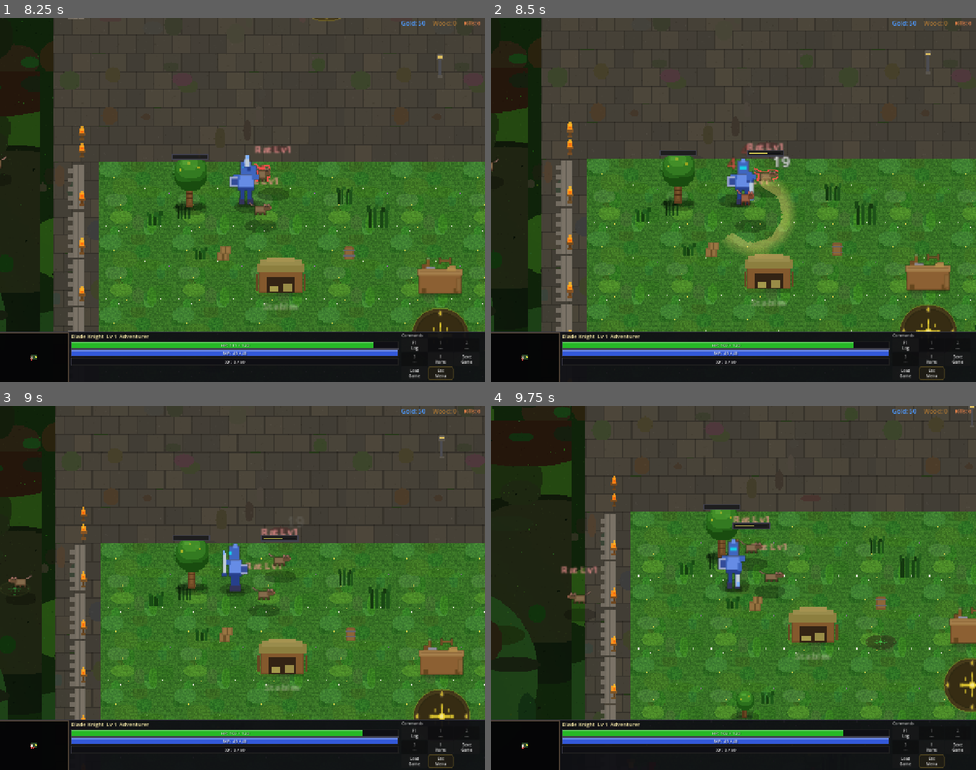
Above: before the commit, frames 1-4 (two rows, left to right).
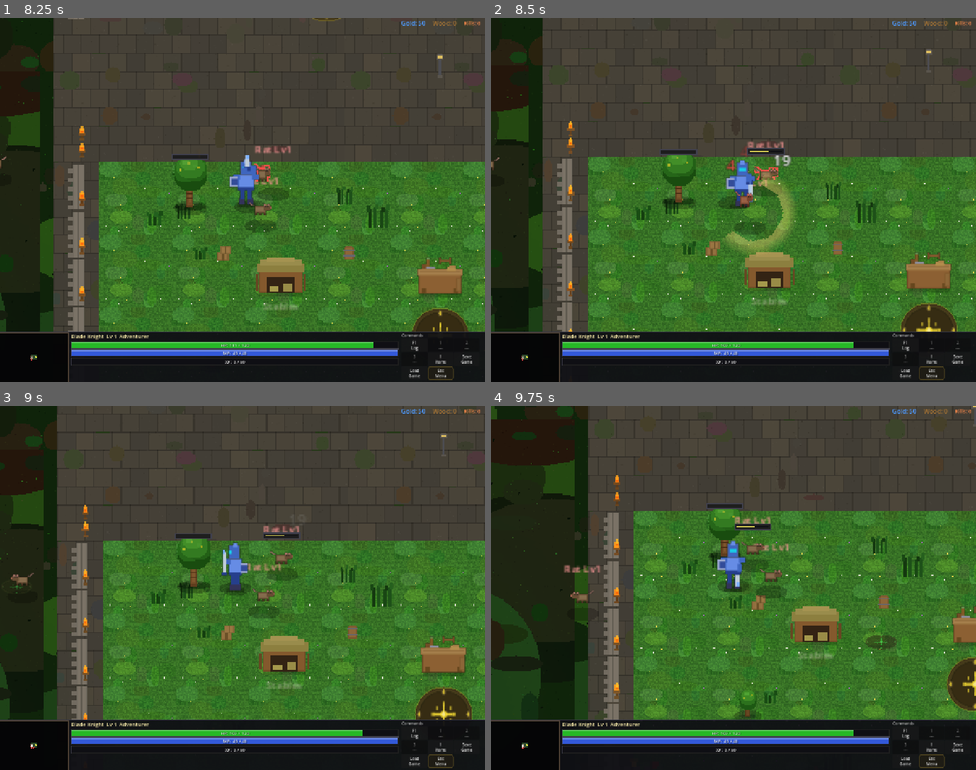
Above: after the commit, the same moments.

Repository: slxny/legends-open-rpg
Game: Godot game, scene res://scenes/main.tscn
Same seed, same stepped clock (60 frames per second), same inputs: the game is played once before the commit and once after it.
Inputs (mouse positions are in pixels of both pictures, inside the frame that each line leads up to):
- Up to frame 1 (8.25 s): tap Enter at 0.5 s; move the mouse to (349, 181) at 0.52 s; hold D (move_right) 0.53-1.25 s; hold Space (attack) 0.53-1.25 s; click (349, 181) at 0.67 s; drag from (145, 218) to (218, 272) at 1.27 s; move the mouse to (33, 356) at 2.02 s; hold D (move_right) 2.03-2.75 s; hold Space (attack) 2.03-2.75 s; tap E (ability_2) at 2.1, 8.1 s; click (33, 356) at 2.17 s; drag from (218, 272) to (451, 94) at 2.77 s; move the mouse to (388, 254) at 3.52 s; hold A (move_left) 3.53-4.25 s; hold Space (attack) 3.53-4.25 s; tap F (interact) at 3.6 s; drag from (97, 145) to (431, 360) at 4.27 s; move the mouse to (266, 200) at 5.02 s; hold S (move_down) 5.03-5.75 s; hold Space (attack) 5.03-5.75 s; tap 2 at 5.1 s; click (266, 200) at 5.17 s; drag from (4, 254) to (242, 221) at 5.77 s; drag from (48, 178) to (291, 119) at 6.52 s; drag from (140, 367) to (363, 338) at 7.27 s; move the mouse to (281, 200) at 8.02 s; hold S (move_down) from 8.03 s (still down); hold Space (attack) from 8.03 s (still down); click (281, 200) at 8.17 s
- Up to frame 2 (8.5 s): keep holding S (move_down); keep holding Space (attack)
- Up to frame 3 (9 s): release S (move_down) at 8.75 s; release Space (attack) at 8.75 s; drag from (4, 588) to (242, 588) at 8.77 s
- Up to frame 4 (9.75 s): move the mouse to (879, 642) at 9.52 s; hold W (move_up) from 9.53 s (still down); hold Space (attack) from 9.53 s (still down); tap F (interact) at 9.6 s; click (879, 642) at 9.67 s

Frame 1 is identical in both runs. In frame 2, 6.6% of the frame differs, in the area x 0-100%, y 0-87%; in frame 3, 9.5%; in frame 4, 9.3%.

Commit message:
v0.84.2: Combat overhaul — Phase 2.2 directional attacks have mechanical roles
COMBAT FEEL: directional branches now do something distinct beyond
animation variation.

- SLAM (horizontal→down / up→down) adds a radial AoE: every enemy
  within 80 px of impact takes knockback 60 + 6 poise damage. Plus an
  extra ground-impact ring visual.
- UPPERCUT (down→up / horizontal→up / first→up) visibly LIFTS the
  locked target via HitReactionComponent — recoil pushed straight up
  regardless of facing.
- SPIN (any→diagonal / vertical→horizontal) chips 8 poise damage off
  every enemy within 100 px — crowd-control softener that sets up
  the next combo to break the group.

- player.gd _resolve_attack_id maps swing_idx + (prev_cat, cur_cat)
  to the correct attack_id (swing_c vs branch_slam, swing_d vs
  branch_uppercut, swing_e vs branch_spin). _do_melee_attack now
  looks up timing via AttackTimings.by_id and passes it to the clock
  wrappers.
- The wrappers capture rhythm_class and dispatch _apply_slam_aoe /
  _apply_uppercut_lift / _apply_spin_radial after the main contact
  callback. _nearby_enemies (already maintained) drives the AoE.
- Natural A→B→C finisher still uses swing_c (not branch_slam) — the
  branch only fires when the player actually used directional input.

Headless: smoke all PASS, parse clean. Grep guard CLEAN.

Co-Authored-By: Claude Opus 4.7 (1M context) <noreply@anthropic.com>

Diff:
--- a/scenes/player/player.gd
+++ b/scenes/player/player.gd
@@ -2753,25 +2753,31 @@
 			dir = _apply_attack_motion(target, dir, AttackTimingDataCls.RhythmClass.CORE_B)
 			_anim_swing_horizontal(tween, frames, base_pos, dir, perp, target, result, -1.0, true)
 			_start_basic_horizontal_clock(AttackTimingsCls.swing_b(), target, dir, -1.0)
-		2:  # C: overhead chop — MIGRATED (Phase 1A.5c). FINISHER_C rhythm class.
-			dir = _apply_attack_motion(target, dir, AttackTimingDataCls.RhythmClass.FINISHER_C)
+		2:  # C overhead chop (natural finisher) OR branch_slam (Phase 2.2)
+			var c_attack_id := _resolve_attack_id(2, _last_dir_category, _get_dir_category(dir))
+			var c_timing := AttackTimingsCls.by_id(c_attack_id)
+			dir = _apply_attack_motion(target, dir, int(c_timing.rhythm_class))
 			_anim_overhead_chop(tween, frames, base_pos, dir, target, result, true)
-			_start_overhead_chop_clock(AttackTimingsCls.swing_c(), target, dir)
-			# Phase 1A.6: C is the finisher — reset combo so next press is A again.
+			_start_overhead_chop_clock(c_timing, target, dir)
+			# Phase 1A.6: C / slam is a finisher — reset combo so next press is A again.
 			_combo_index = 0
 			_last_dir_category = ""
-		3:  # D: upward thrust — MIGRATED (Phase 1A.5d). EXTENSION_D.
-			dir = _apply_attack_motion(target, dir, AttackTimingDataCls.RhythmClass.EXTENSION_D)
+		3:  # D upward thrust (extension) OR branch_uppercut (Phase 2.2)
+			var d_attack_id := _resolve_attack_id(3, _last_dir_category, _get_dir_category(dir))
+			var d_timing := AttackTimingsCls.by_id(d_attack_id)
+			dir = _apply_attack_motion(target, dir, int(d_timing.rhythm_class))
 			_anim_upward_thrust(tween, frames, base_pos, dir, target, result, true)
-			_start_upward_thrust_clock(AttackTimingsCls.swing_d(), target, dir)
-			# Phase 1A.6: D is a higher-commitment extension — reset combo.
+			_start_upward_thrust_clock(d_timing, target, dir)
+			# Phase 1A.6: higher-commitment extension — reset combo.
 			_combo_index = 0
 			_last_dir_category = ""
-		4:  # E: spin slash — MIGRATED (Phase 1A.5e). EXTENSION_E (wide attack).
-			dir = _apply_attack_motion(target, dir, AttackTimingDataCls.RhythmClass.EXTENSION_E)
+		4:  # E spin slash (extension) OR branch_spin (Phase 2.2)
+			var e_attack_id := _resolve_attack_id(4, _last_dir_category, _get_dir_category(dir))
+			var e_timing := AttackTimingsCls.by_id(e_attack_id)
+			dir = _apply_attack_motion(target, dir, int(e_timing.rhythm_class))
 			_anim_spin_slash(tween, frames, base_pos, dir, target, result, true)
-			_start_spin_slash_clock(AttackTimingsCls.swing_e(), target, dir)
-			# Phase 1A.6: E is a higher-commitment extension — reset combo.
+			_start_spin_slash_clock(e_timing, target, dir)
+			# Phase 1A.6: higher-commitment extension — reset combo.
 			_combo_index = 0
 			_last_dir_category = ""
 
@@ -2809,6 +2815,86 @@
 	# Return to idle
 	tween.tween_interval(0.05)
 	_anim_return_to_idle(tween, base_pos)
+
+
+# Phase 2.2 — resolve the attack_id from swing_idx + directional context so
+# A→B→C uses swing_c() (natural finisher), but ["horizontal","down"] uses
+# branch_slam() (with BRANCH_SLAM rhythm and its own mechanical role).
+func _resolve_attack_id(swing_idx: int, prev_cat: String, cur_cat: String) -> StringName:
+	match swing_idx:
+		4:
+			# Spin: explicit diagonal OR vertical→horizontal transition.
+			if cur_cat == "diagonal" or prev_cat == "up" or prev_cat == "down":
+				return &"branch_spin"
+			return &"swing_e"
+		3:
+			if cur_cat == "up":
+				return &"branch_uppercut"
+			return &"swing_d"
+		2:
+			if cur_cat == "down":
+				return &"branch_slam"
+			return &"swing_c"  # natural A→B→C finisher
+		1:
+			return &"swing_b"
+		_:
+			return &"swing_a"
+
+
+# Phase 2.2 — directional-branch mechanical functions.
+# Slam: radial knockback + extra poise damage to nearby enemies.
+# Uppercut: vertical lift via HitReactionComponent (forced upward recoil).
+# Spin: poise chip across nearby enemies (crowd-control).
+const _SLAM_AOE_RADIUS_SQ: float = 80.0 * 80.0
+const _SLAM_AOE_KNOCKBACK: float = 60.0
+const _SLAM_AOE_POISE: float = 6.0
+const _SPIN_RADIUS_SQ: float = 100.0 * 100.0
+const _SPIN_POISE: float = 8.0
+
+
+func _apply_slam_aoe(impact_pos: Vector2, _dir: Vector2, exclude: Node2D) -> void:
+	for enemy in _nearby_enemies:
+		if not is_instance_valid(enemy) or enemy == exclude:
+			continue
+		if enemy.get("_is_dead"):
+			continue
+		var to_e: Vector2 = enemy.global_position - impact_pos
+		if to_e.length_squared() > _SLAM_AOE_RADIUS_SQ:
+			continue
+		if to_e.length() < 0.01:
+			continue
+		enemy.apply_knockback(to_e.normalized(), _SLAM_AOE_KNOCKBACK)
+		var poise_node = enemy.get_node_or_null("PoiseComponent")
+		if poise_node != null and poise_node.has_method("take_poise_damage"):
+			poise_node.take_poise_damage(_SLAM_AOE_POISE, true)
+
+
+func _apply_uppercut_lift(target: Node2D) -> void:
+	# The uppercut reaction is vertical regardless of facing — feed the
+	# HitReactionComponent a direction biased upward so the recoil pose
+	# reads as a launch.
+	if not is_instance_valid(target):
+		return
+	var hr = target.get_node_or_null("HitReactionComponent")
+	if hr == null or not hr.has_method("react"):
+		return
+	# Upward direction lifts the sprite via recoil_distance × y. force = 0
+	# so we don't stack on top of the existing apply_knockback path.
+	hr.react(Vector2(0, -1), 0.0, true, true)
+
+
+func _apply_spin_radial(impact_pos: Vector2, exclude: Node2D) -> void:
+	for enemy in _nearby_enemies:
+		if not is_instance_valid(enemy) or enemy == exclude:
+			continue
+		if enemy.get("_is_dead"):
+			continue
+		var to_e: Vector2 = enemy.global_position - impact_pos
+		if to_e.length_squared() > _SPIN_RADIUS_SQ:
+			continue
+		var poise_node = enemy.get_node_or_null("PoiseComponent")
+		if poise_node != null and poise_node.has_method("take_poise_damage"):
+			poise_node.take_poise_damage(_SPIN_POISE, false)
 
 
 # Phase 2.1 — apply magnetism (aim bias) + lean-in motion at swing start.
@@ -2924,7 +3010,9 @@
 
 
 # Swing C — the A→B→C finisher. Audit: knockback 55, VFX scale 1.4, shake 2.0/5.0.
+# Phase 2.2: when this fires as branch_slam, also applies a radial AoE.
 func _start_overhead_chop_clock(timing: Resource, target: Node2D, dir: Vector2, ability_mult: float = 1.0) -> void:
+	var rhythm_capture: int = int(timing.rhythm_class)
 	_run_clocked_attack(timing, target, dir, ability_mult, func(t: Node2D, d: Vector2, crit: bool) -> void:
 		if is_instance_valid(t):
 			t.apply_knockback(d, 55.0)
@@ -2936,11 +3024,20 @@
 			_do_hit_freeze(true)
 		else:
 			_do_screen_shake(2.0)
+		# Phase 2.2 branch_slam: radial AoE knockback + extra poise damage
+		# to nearby enemies. Locked target was already hit; this affects
+		# everyone else within 80 px.
+		if rhythm_capture == AttackTimingDataCls.RhythmClass.BRANCH_SLAM and is_instance_valid(t):
+			_apply_slam_aoe(t.global_position, d, t)
+			# Slam visual: an extra impact ring at the ground point.
+			_spawn_impact_vfx(t.global_position, true)
 	)
 
 
 # Swing D — optional thrust extension. Audit: knockback 30, VFX rotated -0.4, shake 1.5/5.0.
+# Phase 2.2: when this fires as branch_uppercut, also applies vertical lift via HitReaction.
 func _start_upward_thrust_clock(timing: Resource, target: Node2D, dir: Vector2, ability_mult: float = 1.0) -> void:
+	var rhythm_capture: int = int(timing.rhythm_class)
 	_run_clocked_attack(timing, target, dir, ability_mult, func(t: Node2D, d: Vector2, crit: bool) -> void:
 		if is_instance_valid(t):
 			t.apply_knockback(d, 30.0)
@@ -2952,11 +3049,17 @@
 			_do_hit_freeze(true)
 		else:
 			_do_screen_shake(1.5)
+		# Phase 2.2 branch_uppercut: visible vertical launch via heavier
+		# upward recoil on HitReactionComponent.
+		if rhythm_capture == AttackTimingDataCls.RhythmClass.BRANCH_UPPERCUT:
+			_apply_uppercut_lift(t)
 	)
 
 
 # Swing E — wide spin extension. Audit: knockback 60, three slash arcs, shake 2.0/6.0.
+# Phase 2.2: when this fires as branch_spin, also chips poise across nearby enemies.
 func _start_spin_slash_clock(timing: Resource, target: Node2D, dir: Vector2, ability_mult: float = 1.0) -> void:
+	var rhythm_capture: int = int(timing.rhythm_class)
 	_run_clocked_attack(timing, target, dir, ability_mult, func(t: Node2D, d: Vector2, crit: bool) -> void:
 		if is_instance_valid(t):
 			t.apply_knockback(d, 60.0)
@@ -2970,6 +3073,10 @@
 			_do_hit_freeze(true)
 		else:
 			_do_screen_shake(2.0)
+		# Phase 2.2 branch_spin: crowd-control poise chip across nearby
+		# enemies — locked target already hit; this softens up the group.
+		if rhythm_capture == AttackTimingDataCls.RhythmClass.BRANCH_SPIN and is_instance_valid(t):
+			_apply_spin_radial(t.global_position, t)
 	)
 
 
--- a/scenes/ui/changelog_dialog.gd
+++ b/scenes/ui/changelog_dialog.gd
@@ -9,9 +9,22 @@
 var _is_visible: bool = false
 var _is_mobile: bool = false
 
-const GAME_VERSION := "v0.84.1"
+const GAME_VERSION := "v0.84.2"
 
 const CHANGELOG: Array[Dictionary] = [
+	{
+		"version": "v0.84.2",
+		"title": "Combat overhaul — Phase 2.2 directional attacks have real mechanical roles",
+		"date": "2026-06-14",
+		"entries": [
+			"COMBAT FEEL: directional branches now do something distinct beyond just animation variation.",
+			"SLAM (horizontal→down or up→down): plus a radial AoE — every enemy within 80 px of the impact takes knockback 60 + 6 poise damage. Adds a satisfying ground hit visual.",
+			"UPPERCUT (down→up or anything→up): visible vertical lift on the locked target via HitReactionComponent (recoil pushed straight up).",
+			"SPIN (any→diagonal, vertical→horizontal): chips 8 poise damage off every enemy within 100 px — crowd-control softener that sets up the rest of your combo to break the group.",
+			"Internal: _resolve_attack_id maps swing_idx + directional context to branch_slam / branch_uppercut / branch_spin vs the underlying swing_c / swing_d / swing_e. The clock wrappers capture rhythm_class and run branch effects after the main contact callback. AttackTimings.branch_slam (+20 poise base), branch_uppercut (+15), branch_spin (+10) already shipped in 2.0; this commit makes them actually fire.",
+			"Specials and natural A→B→C finisher unchanged — directional functions only fire when a directional branch was actually picked.",
+		]
+	},
 	{
 		"version": "v0.84.1",
 		"title": "Combat overhaul — Phase 2.1 attack magnetism + lean-in motion",
